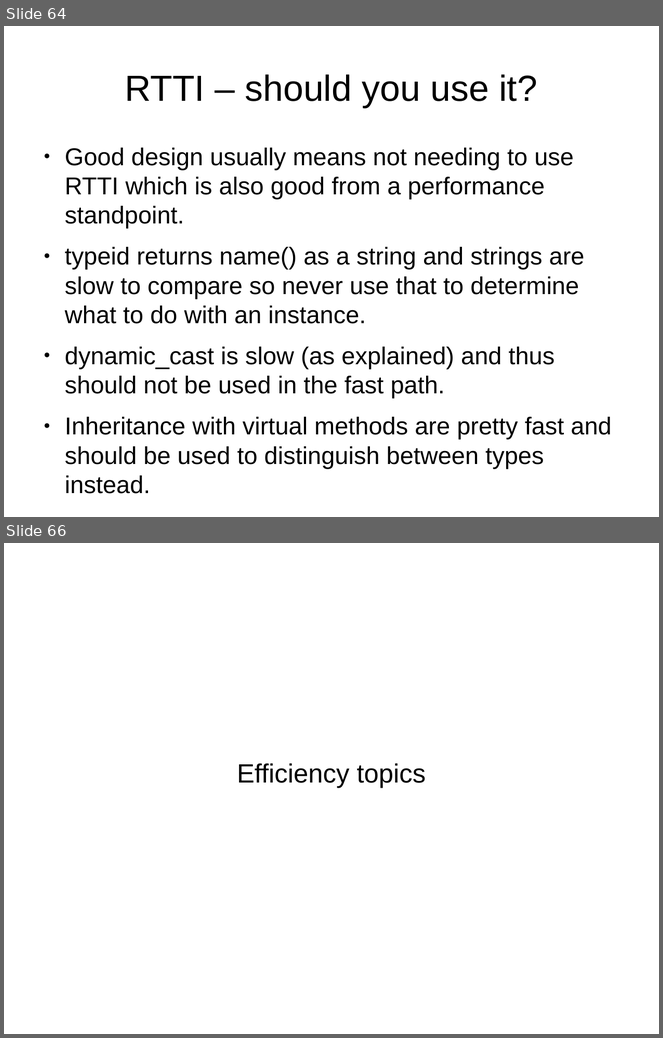
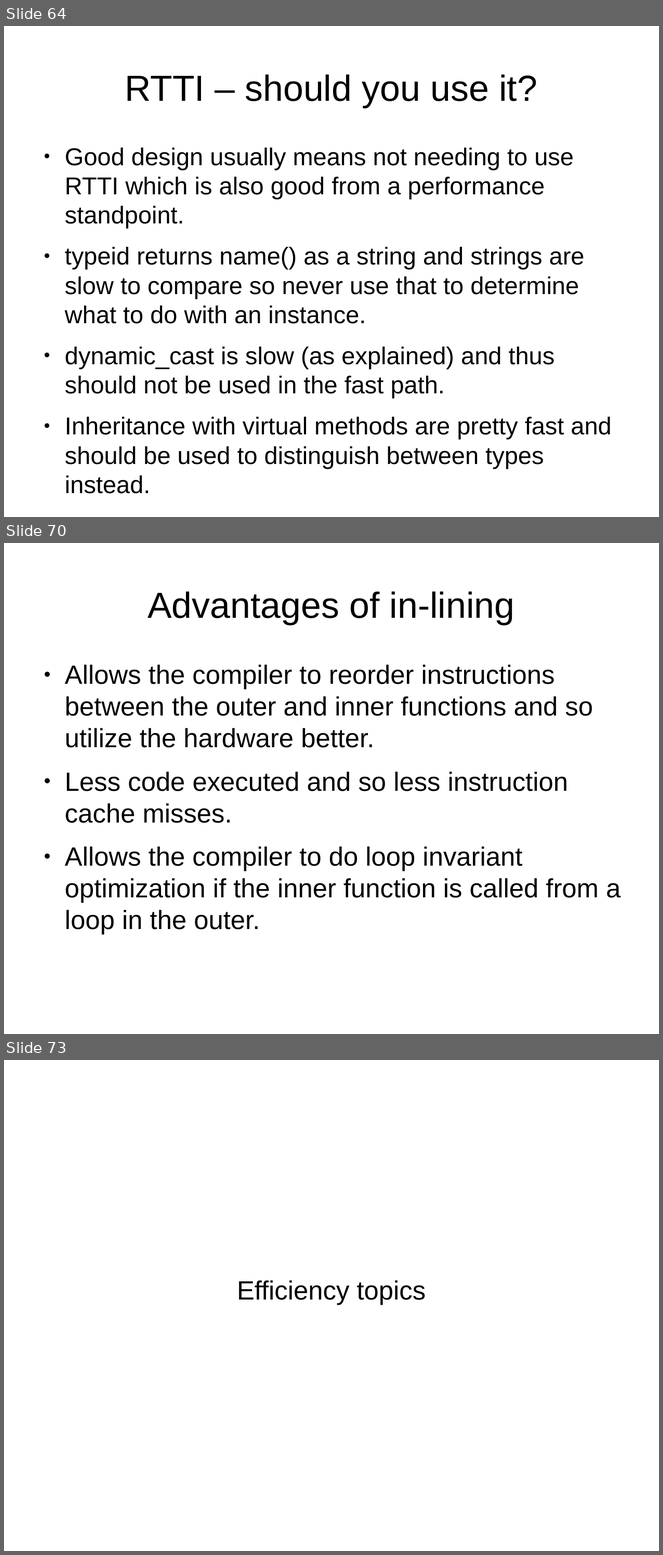
Before and after one commit to veltzer/demos, a slide deck: cpp/multi_core/effective_cplusplus.odp. Shown one above the other, each under a label of ours: slides 64 and 66 before the commit, slides 64, 70 and 73 after it; the slides between them are not shown. The pictures are 663x1038 and 663x1555 pixels, drawn with LibreOffice and Linux fonts; fonts in the diff are those of the drawing. Boxes give left, top, right and bottom in pixels: in the first picture for what was removed or moved away, otherwise in the second. Text is boxed around its words. In the diff, an @@ line names an element or a change of style, - is before the commit and + after.

```diff
--- a/cpp/multi_core/effective_cplusplus.odp
+++ b/cpp/multi_core/effective_cplusplus.odp
@@ slide 70 added at bbox=[4, 543, 659, 1034], background #FFFFFF @@
@@ title added at bbox=[148, 591, 515, 625], 44 pt, text #000000 @@
+Advantages of in-lining
@@ text added at bbox=[65, 665, 621, 935], 32 pt, text #000000 @@
+● Allows the compiler to reorder instructions between the outer and inner functions and so utilize the hardware better.
+● Less code executed and so less instruction cache misses.
+● Allows the compiler to do loop invariant optimization if the inner function is called from a loop in the outer.
@@ what was slide 66 is now slide 73 @@
```
Also in this commit, not shown: 2 slides changed, 6 other slides added, 3 other files.
